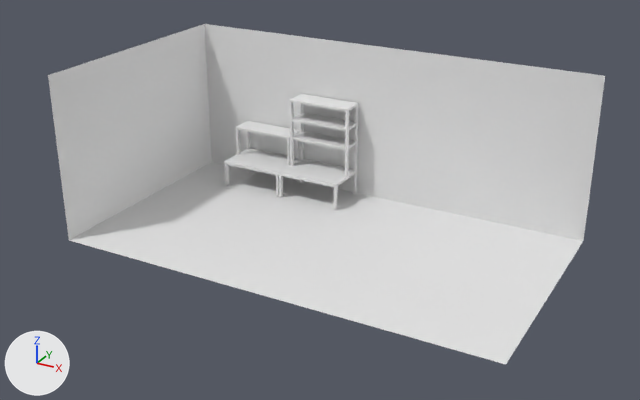
One commit to the Blender file Nurbolat/3D_printing_room.blend: the scene before it, then after it.
Rendered twice from a 50 mm camera at (52.4, -97.0, 54.5) aimed at (0.3, -2.2, 7.1). Lighting does not change. The marker at lower left points along +X, +Y and +Z.

Names of what the first picture shows: 'Room', 'Table '.
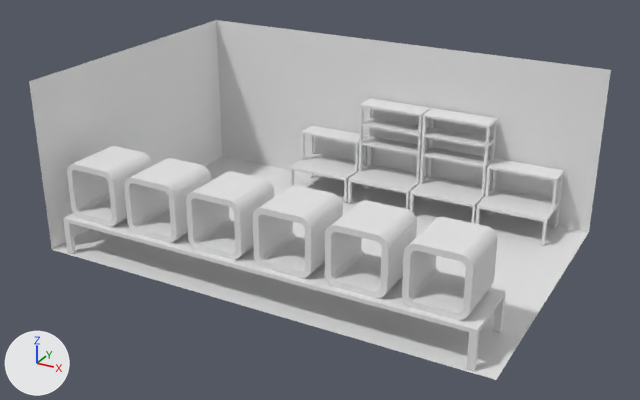
Pixel boxes (x1, y1, x2, y2) of what changed, in the pictures (640 x 400 px):
'Room', rescaled: before (48, 24, 605, 364); after (29, 20, 611, 380)
'Printer', added: after (67, 146, 498, 320)
'Table ', deleted: before (224, 94, 358, 209)
'Printer table', added: after (63, 213, 506, 371)
'Product table 02', added: after (410, 108, 497, 224)
' Product table 01', added: after (348, 98, 431, 210)
'PC Table 02', added: after (475, 158, 564, 246)
'PC Table 01 ', added: after (290, 125, 368, 202)

The edits, one by one:
Mesh me_cube_006 is new.
It has 48 vertices, 46 faces and spans x -1.0..1.0, y -1.0..1.0, z -18.7..1.0.
Mesh me_cube_005 is new.
It has 96 vertices, 96 faces and spans x -3.86..3.86, y -3.86..3.86, z -3.86..3.86.
Mesh me_cube_004 is new.
It has 96 vertices, 102 faces and spans x -1.0..1.0, y -1.0..1.0, z -24.7..19.0.
Mesh me_cube_003 is new.
It has 192 vertices, 181 faces and spans x -3.4..-1.4, y -1.0..1.0, z -55.0..19.3.
Mesh me_cube_001_1 is new.
It has 96 vertices, 102 faces and spans x -1.0..1.0, y -1.0..1.0, z -24.7..19.0.
Object 'Room' (ob_room) is rescaled from (31.2, 17.0, 11.8) to (31.2, 20.3, 11.8).
Object 'Table ' (ob_table) is deleted.
Object 'Printer table' (ob_printer_table) is new; it shows me_cube_006.
Its location is (0.0, -15.3, 5.0).
Its scale is (28.7, 4.66, 0.258).
Object 'Printer' (ob_printer) is new; it shows me_cube_005.
Its location is (-24.0, -15.2, 9.1).
It gains a ARRAY modifier named 'Array'.
Modifier setting: count = 6.
Modifier setting: relative_offset_displace = (1.23, 0.0, 0.0).
Object 'PC Table 02' (ob_pc_table_02) is new; it shows me_cube_004.
Its location is (21.9, 16.3, 3.9).
Its rotation in degrees is (0, -180, 0).
Its scale is (4.9, 3.5, 0.197).
Object 'Product table 02' (ob_product_table_02) is new; it shows me_cube_003.
Its location is (0.1, 16.3, 3.9).
Its rotation in degrees is (0, -180, 0).
Its scale is (4.9, 3.5, 0.197).
Object ' Product table 01' (ob_product_table_01) is new; it shows a copy of me_cube_003.
Its location is (-9.9, 16.3, 3.9).
Its rotation in degrees is (0, -180, 0).
Its scale is (4.9, 3.5, 0.197).
Object 'PC Table 01 ' (ob_pc_table_01) is new; it shows me_cube_001_1.
Its location is (-8.3, 16.3, 3.9).
Its rotation in degrees is (0, -180, 0).
Its scale is (4.9, 3.5, 0.197).
